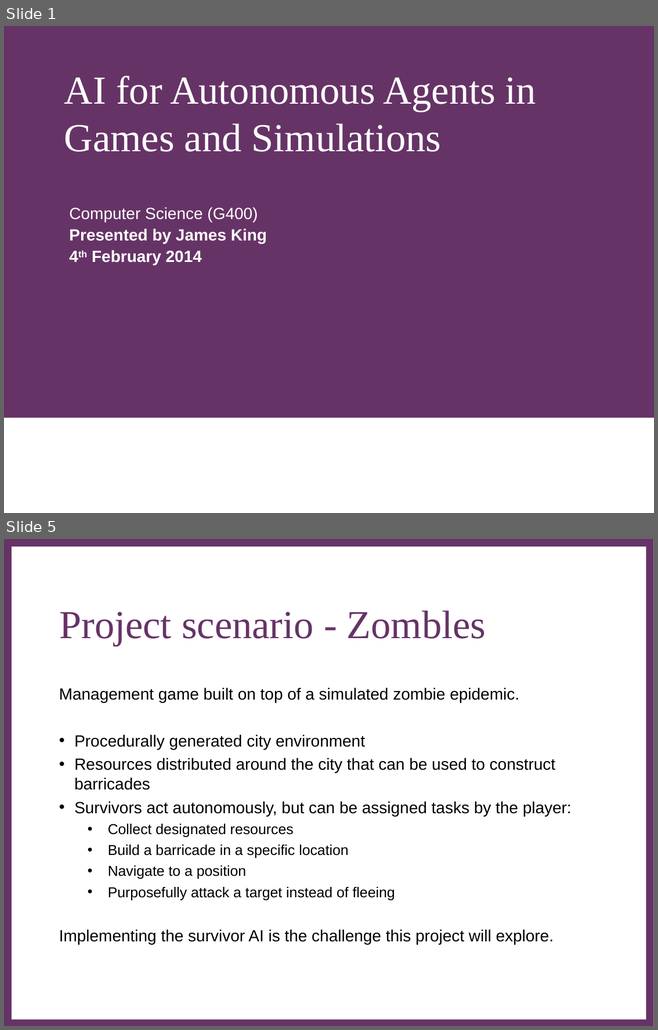
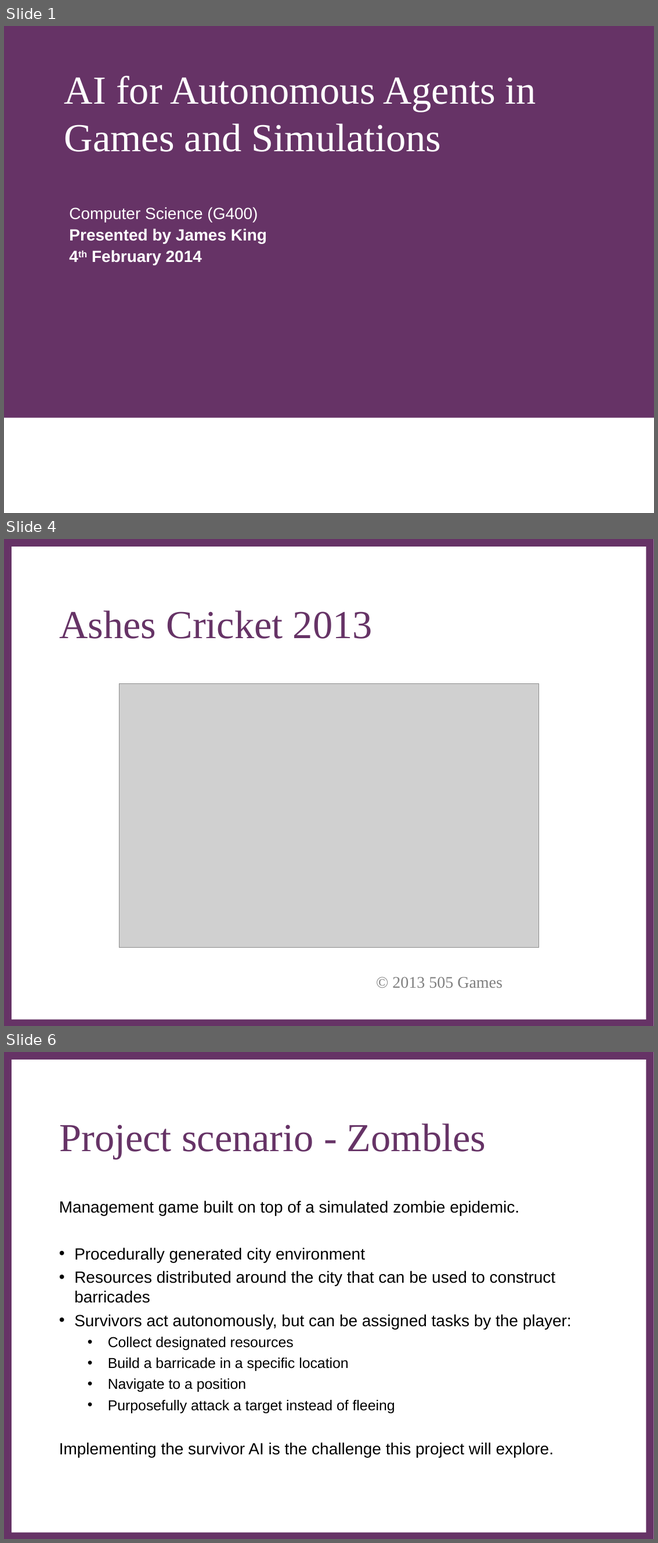
Before and after one commit to Metapyziks/Zombles, a slide deck: Documents/Presentation/zombles.ppt. Shown one above the other, each under a label of ours: slides 1 and 5 before the commit, slides 1, 4 and 6 after it; the slides between them are not shown. The pictures are 658x1030 and 658x1543 pixels, drawn with LibreOffice and Linux fonts; fonts in the diff are those of the drawing; grey boxes stand for pictures; background and template pictures are left out. Boxes give left, top, right and bottom in pixels: in the first picture for what was removed or moved away, otherwise in the second. Text is boxed around its words. In the diff, an @@ line names an element or a change of style, - is before the commit and + after.

```diff
--- a/Documents/Presentation/zombles.ppt
+++ b/Documents/Presentation/zombles.ppt
@@ slide 4 added at bbox=[4, 539, 654, 1026], background #FFFFFF; not listed: 2 template elements that a slide beside it also shows @@
@@ title added at bbox=[59, 610, 372, 639], 44 pt, text #663366 @@
+Ashes Cricket 2013
@@ picture added at bbox=[119, 684, 539, 947] @@
@@ text added at bbox=[392, 977, 502, 988], 18 pt, text #7F7F7F @@
+© 2013 505 Games
@@ what was slide 5 is now slide 6 @@
```
Also in this commit, not shown: 3 slides changed, 1 other file.
